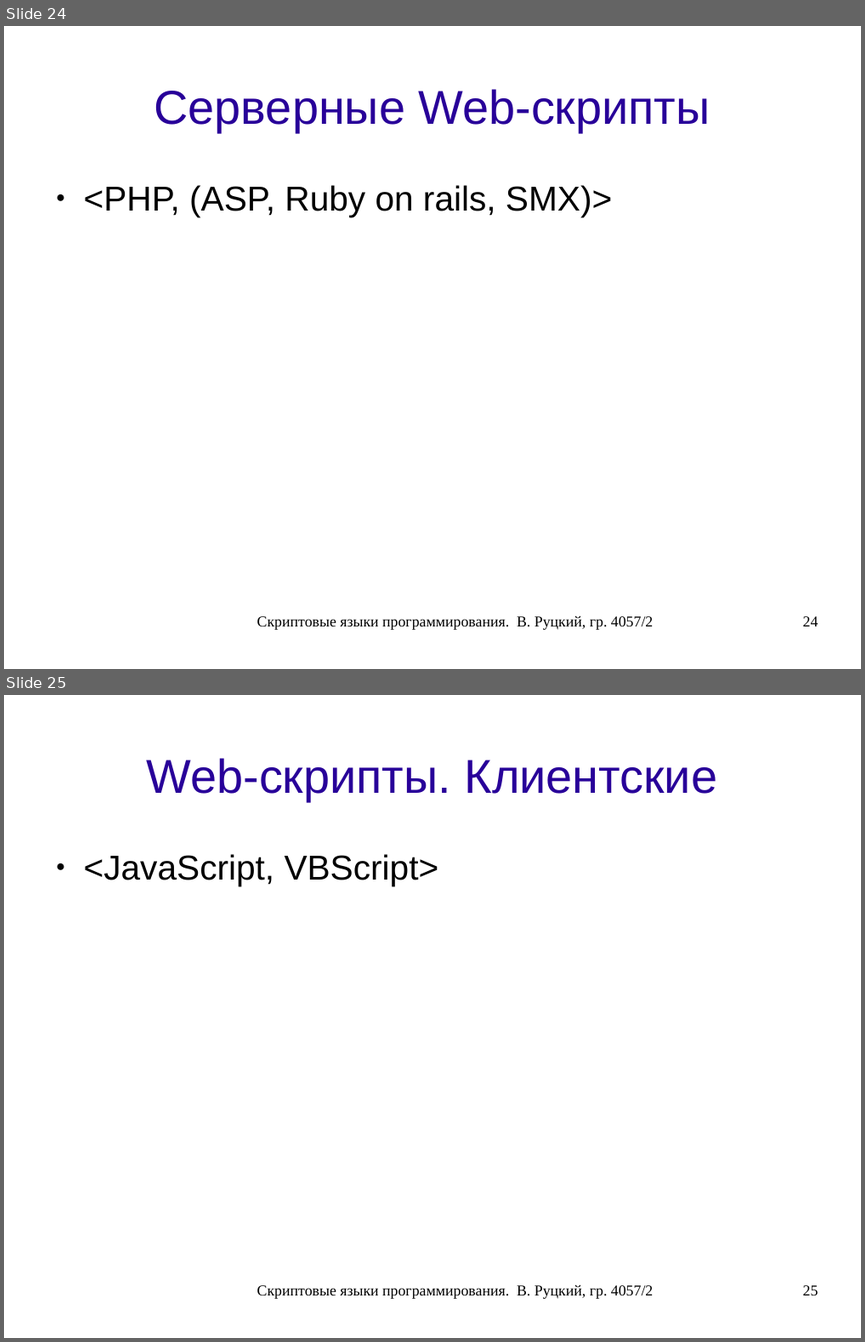
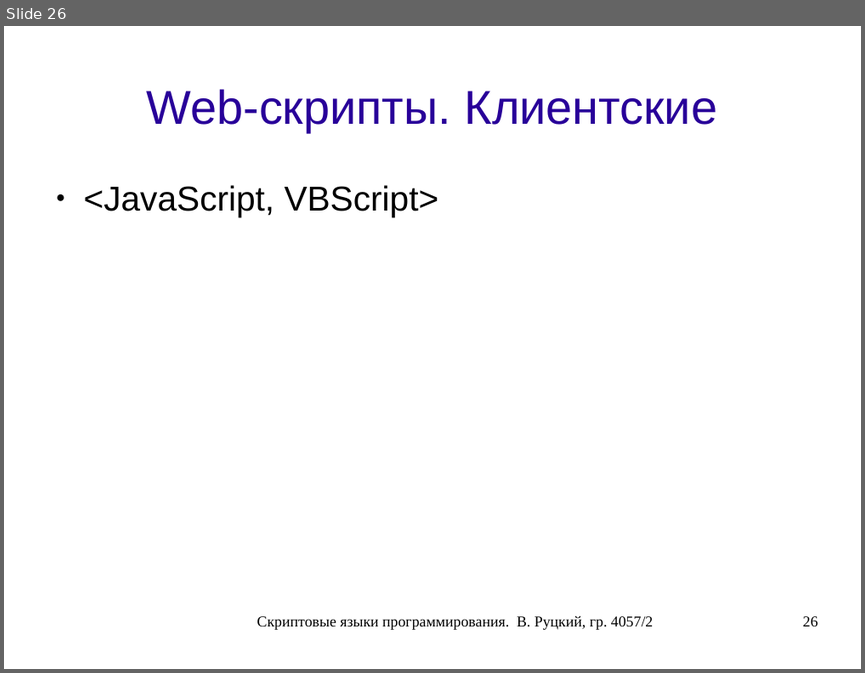
Before and after one commit to rutsky/semester07, a slide deck: Operation_systems/scripting_languages/40572_Rutsky_Scripting_languages.odp. Shown one above the other, each under a label of ours: slides 24 and 25 before the commit, slide 26 after it. The pictures are 865x1342 and 865x673 pixels, drawn with LibreOffice and Linux fonts; fonts in the diff are those of the drawing. Boxes give left, top, right and bottom in pixels: in the first picture for what was removed or moved away, otherwise in the second. Text is boxed around its words. In the diff, an @@ line names an element or a change of style, - is before the commit and + after.

```diff
--- a/Operation_systems/scripting_languages/40572_Rutsky_Scripting_languages.odp
+++ b/Operation_systems/scripting_languages/40572_Rutsky_Scripting_languages.odp
@@ slide 24 removed at (x1=4, y1=26, x2=861, y2=669), background #FFFFFF @@
@@ title removed at (x1=154, y1=89, x2=710, y2=132) @@
-Серверные Web-скрипты
@@ text removed at (x1=84, y1=185, x2=612, y2=217) @@
-● <PHP, (ASP, Ruby on rails, SMX)>
@@ text removed at (x1=257, y1=615, x2=653, y2=630) @@
-Скриптовые языки программирования. В. Руцкий, гр. 4057/2
@@ page number removed at (x1=803, y1=616, x2=818, y2=626) @@
-24
@@ what was slide 25 is now slide 26 @@
@@ page number at (x1=803, y1=616, x2=818, y2=626): text changed @@
-25
+26
```
Also in this commit, not shown: 1 slide changed, 2 slides added.
